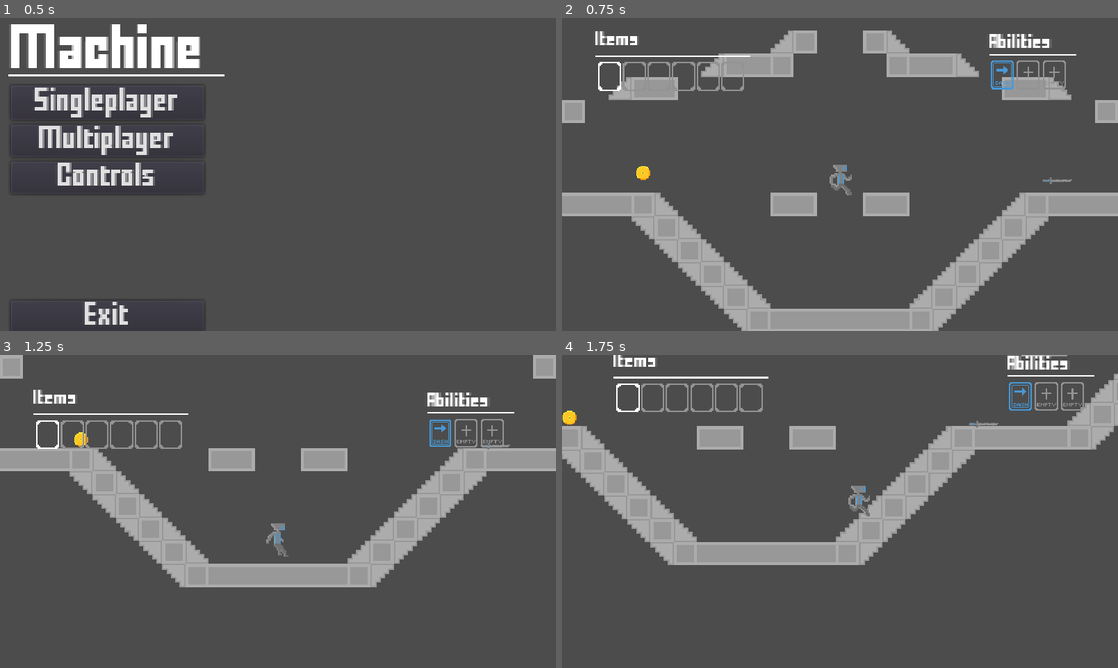
Above: before the commit, frames 1-4 (two rows, left to right).
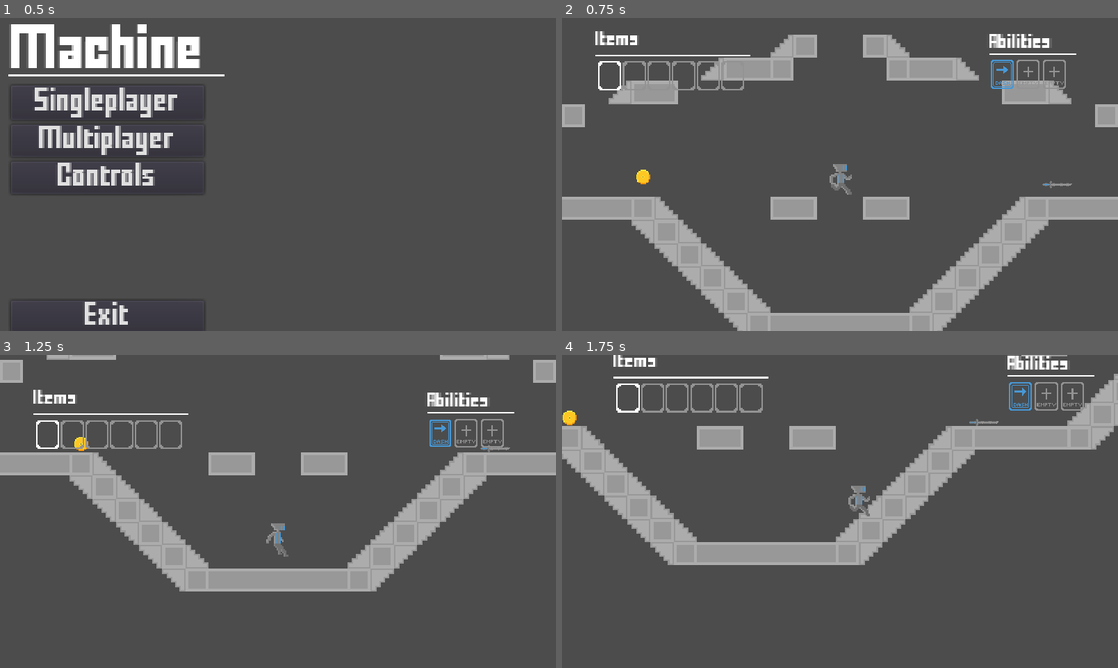
Above: after the commit, the same moments.

Repository: LQR471814/Machine
Game: Godot game, scene res://Menu.tscn
The game is run twice, just before and just after one commit, with the same random seed, the same clock (stepped at 60 frames per second) and the same inputs.
Inputs:
- Up to frame 1 (0.5 s): no input
- Up to frame 2 (0.75 s): click "Singleplayer" at 0.5 s
- Up to frame 3 (1.25 s): no input
- Up to frame 4 (1.75 s): hold Right (ui_right) from 1.28 s (still down); hold Ctrl (dash) from 1.28 s (still down); tap Up (ui_up) at 1.52 s

Frame 1 is identical in both runs. In frame 2, 4.9% of the frame differs, in the area x 0-100%, y 4-100%; in frame 3, 3.9%; in frame 4, 0.1%.

Commit message:
Added set spawn location

Diff:
--- a/items/Sword.tscn
+++ b/items/Sword.tscn
@@ -13,10 +13,10 @@
 } ]
 
 [sub_resource type="RectangleShape2D" id=2]
-extents = Vector2( 8, 4 )
+extents = Vector2( 9.33333, 6.66667 )
 
 [sub_resource type="RectangleShape2D" id=3]
-extents = Vector2( 22, 4 )
+extents = Vector2( 19.903, 5.23107 )
 
 [node name="Item" type="RigidBody2D"]
 gravity_scale = 3.0
@@ -41,5 +41,6 @@
 shape = SubResource( 2 )
 
 [node name="PhysicsCollision" type="CollisionShape2D" parent="."]
+position = Vector2( 0.0484962, 0.581933 )
 scale = Vector2( 0.5, 0.5 )
 shape = SubResource( 3 )
--- a/src/Map.gd
+++ b/src/Map.gd
@@ -1,7 +1,9 @@
 extends Node2D
 
+export var spawnLocale : Vector2
+
 func _ready():
-	pass
+	get_parent().get_node("Player").position = spawnLocale
 
 func add_item(node):
 	get_node("Items").add_child(node)
